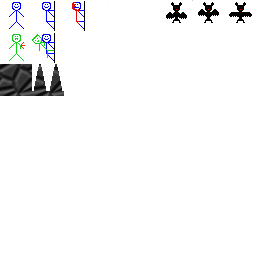
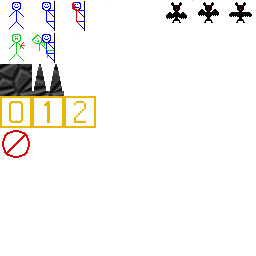
Layer changes from the first 256 x 256 image to the second:
added layer "Level_Lock" above "Level_0" over (0, 128, 32, 160)
added layer "Level_0" above "Level_1" over (0, 96, 33, 128)
added layer "Level_1" above "Level_2" over (32, 96, 65, 128)
added layer "Level_2" above "Rectangle 1" over (64, 96, 97, 128)
